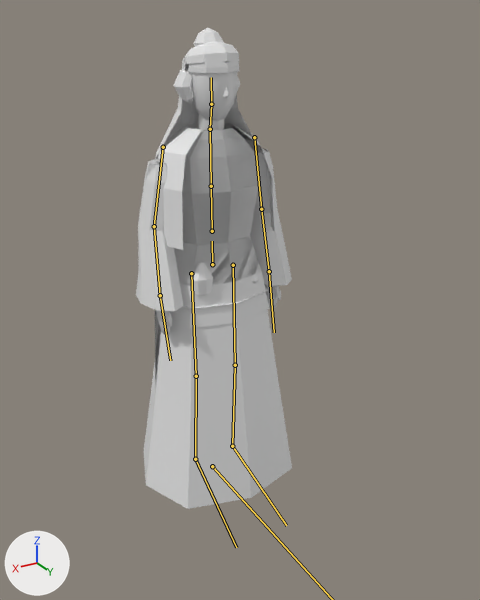
An edit to the glTF model actors/models/woman.glb, drawn before and after from the same camera.
One viewpoint serves both versions: a 50 mm lens placed at (1.07, 1.97, 1.72), pointed at (-0.05, 0.1, 0.78). The axes (+X, +Y, +Z) are drawn at lower left. The lights are the same throughout. The older version comes first. The bones that bend it are drawn over the model as lines.

Names of what the first picture shows: 'woman_band', 'woman_base', 'woman_belt_things', 'woman_braid', 'woman_dress', 'woman_fillet', 'woman_jacket', 'woman_pinned', 'woman_shawl', 'woman_topknot', 'woman_veil'.
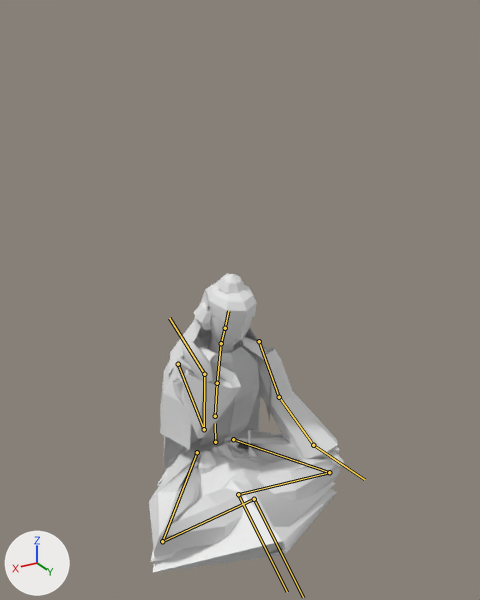
The newer file adds an action. The first version stands in its rest pose; the second is drawn at frame 30 of the action 'eat_floor-loop'.

Pixel boxes [x1, y1, x2, y2] of what changed, in the pictures (480 x 600 px):
'woman_dress', posed (18% wider, 41% shorter)
    before: [136, 125, 292, 509]
    after: [153, 347, 338, 573]
'woman_legs_baggy', posed (not visible before)
    after: [149, 429, 340, 557]
'woman_gown', posed (not visible before)
    after: [150, 334, 336, 562]
'woman_shawl', posed (6% shorter)
    before: [156, 123, 274, 250]
    after: [160, 331, 272, 450]
'woman_base', posed
    before: [156, 61, 281, 335]
    after: [176, 283, 344, 468]
'woman_veil', posed
    before: [155, 42, 254, 379]
    after: [163, 281, 261, 474]
'woman_jacket', posed
    before: [170, 272, 269, 328]
    after: [157, 434, 245, 486]
'woman_belt_things', posed
    before: [192, 262, 259, 295]
    after: [198, 430, 257, 474]
'woman_pinned', posed
    before: [173, 68, 240, 103]
    after: [194, 301, 212, 330]
'woman_topknot', posed
    before: [193, 28, 224, 46]
    after: [217, 274, 245, 294]
'woman_fillet', posed
    before: [181, 67, 239, 128]
    after: [197, 308, 255, 337]
'woman_band', posed
    before: [186, 57, 239, 71]
    after: [209, 307, 256, 324]
'woman_braid', posed (mostly hidden)
    before: [188, 101, 198, 124]
    after: [200, 328, 212, 348]
bone 'spine', root to tip
    before: (212, 231) to (211, 186)
    after: (215, 416) to (217, 383)
bone 'chest', root to tip
    before: (211, 186) to (210, 129)
    after: (217, 383) to (221, 343)
bone 'neck', root to tip
    before: (210, 129) to (211, 104)
    after: (221, 343) to (225, 328)
bone 'head', root to tip
    before: (211, 104) to (211, 77)
    after: (225, 328) to (228, 311)
bone 'upper_arm_l', root to tip
    before: (254, 137) to (261, 209)
    after: (259, 341) to (279, 397)
bone 'forearm_l', root to tip
    before: (261, 209) to (269, 271)
    after: (279, 397) to (313, 445)
bone 'hand_l', root to tip
    before: (269, 271) to (274, 332)
    after: (313, 445) to (364, 479)
bone 'upper_arm_r', root to tip
    before: (163, 147) to (154, 226)
    after: (178, 364) to (204, 429)
bone 'forearm_r', root to tip
    before: (154, 226) to (160, 295)
    after: (204, 429) to (204, 374)
bone 'hand_r', root to tip
    before: (160, 295) to (170, 360)
    after: (204, 374) to (169, 318)
bone 'thigh_l', root to tip
    before: (233, 265) to (235, 365)
    after: (233, 439) to (329, 472)
bone 'shin_l', root to tip
    before: (235, 365) to (232, 446)
    after: (329, 472) to (238, 494)
bone 'foot_l', root to tip
    before: (232, 446) to (286, 525)
    after: (238, 494) to (287, 592)
bone 'thigh_r', root to tip
    before: (191, 273) to (196, 376)
    after: (197, 452) to (162, 541)
bone 'shin_r', root to tip
    before: (196, 376) to (195, 459)
    after: (162, 541) to (254, 499)
bone 'foot_r', root to tip
    before: (195, 459) to (236, 547)
    after: (254, 499) to (303, 597)

The change, as a diff of the scene's bpy script:
```diff
--- a/actors/models/woman.glb.py
+++ b/actors/models/woman.glb.py
@@ bone_root @@
 bone_root = bpy.data.objects['woman'].pose.bones['root']
-bone_root.location = (0.0, 0.0, 0.0)
+bone_root.location = (0.0, 0.0, -0.759)
@@ bone_spine @@
 bone_spine = bpy.data.objects['woman'].pose.bones['spine']  # child of 'hips'
-bone_spine.rotation_quaternion = (1.0, 0.0, 0.0, 0.0)  # degrees (0, 0, 0)
+bone_spine.rotation_quaternion = (0.998, -0.061, 0.0, 0.0)  # degrees (-7, 0, 0)
@@ bone_chest @@
 bone_chest = bpy.data.objects['woman'].pose.bones['chest']  # child of 'spine'
-bone_chest.rotation_quaternion = (1.0, 0.0, 0.0, 0.0)  # degrees (0, 0, 0)
+bone_chest.rotation_quaternion = (0.999, -0.035, 0.0, 0.0)  # degrees (-4, 0, 0)
@@ bone_neck @@
 bone_neck = bpy.data.objects['woman'].pose.bones['neck']  # child of 'chest'
-bone_neck.rotation_quaternion = (1.0, 0.0, 0.0, 0.0)  # degrees (0, 0, 0)
+bone_neck.rotation_quaternion = (1.0, -0.026, 0.0, 0.0)  # degrees (-3, 0, 0)
@@ bone_head @@
 bone_head = bpy.data.objects['woman'].pose.bones['head']  # child of 'neck'
-bone_head.rotation_quaternion = (1.0, 0.0, 0.0, 0.0)  # degrees (0, 0, 0)
+bone_head.rotation_quaternion = (0.999, -0.035, 0.0, 0.0)  # degrees (-4, 0, 0)
@@ bone_upper_arm_l @@
 bone_upper_arm_l = bpy.data.objects['woman'].pose.bones['upper_arm_l']  # child of 'chest'
-bone_upper_arm_l.rotation_quaternion = (1.0, 0.0, 0.0, 0.0)  # degrees (0, 0, 0)
+bone_upper_arm_l.rotation_quaternion = (-0.96, -0.196, 0.203, 0.0)  # degrees (24, -23, -5)
@@ bone_forearm_l @@
 bone_forearm_l = bpy.data.objects['woman'].pose.bones['forearm_l']  # child of 'upper_arm_l'
-bone_forearm_l.rotation_quaternion = (1.0, 0.0, 0.0, 0.0)  # degrees (0, 0, 0)
+bone_forearm_l.rotation_quaternion = (0.99, 0.138, -0.039, 0.006)  # degrees (16, -5, 0)
@@ bone_hand_l @@
 bone_hand_l = bpy.data.objects['woman'].pose.bones['hand_l']  # child of 'forearm_l'
-bone_hand_l.rotation_quaternion = (1.0, 0.0, 0.0, 0.0)  # degrees (0, 0, 0)
+bone_hand_l.rotation_quaternion = (0.966, 0.259, 0.006, 0.005)  # degrees (30, 0, 1)
@@ bone_upper_arm_r @@
 bone_upper_arm_r = bpy.data.objects['woman'].pose.bones['upper_arm_r']  # child of 'chest'
-bone_upper_arm_r.rotation_quaternion = (1.0, 0.0, 0.0, 0.0)  # degrees (0, 0, 0)
+bone_upper_arm_r.rotation_quaternion = (-0.921, -0.303, 0.194, -0.151)  # degrees (34, -27, 10)
@@ bone_forearm_r @@
 bone_forearm_r = bpy.data.objects['woman'].pose.bones['forearm_r']  # child of 'upper_arm_r'
-bone_forearm_r.rotation_quaternion = (1.0, 0.0, 0.0, 0.0)  # degrees (0, 0, 0)
+bone_forearm_r.rotation_quaternion = (0.336, 0.916, 0.007, 0.221)  # degrees (138, -24, 10)
@@ bone_hand_r @@
 bone_hand_r = bpy.data.objects['woman'].pose.bones['hand_r']  # child of 'forearm_r'
-bone_hand_r.rotation_quaternion = (1.0, 0.0, 0.0, 0.0)  # degrees (0, 0, 0)
+bone_hand_r.rotation_quaternion = (0.966, 0.259, -0.006, -0.005)  # degrees (30, 0, -1)
@@ bone_thigh_l @@
 bone_thigh_l = bpy.data.objects['woman'].pose.bones['thigh_l']  # child of 'hips'
-bone_thigh_l.rotation_quaternion = (1.0, 0.0, 0.0, 0.0)  # degrees (0, 0, 0)
+bone_thigh_l.rotation_quaternion = (0.4, 0.593, -0.684, -0.144)  # degrees (134, -22, -89)
@@ bone_shin_l @@
 bone_shin_l = bpy.data.objects['woman'].pose.bones['shin_l']  # child of 'thigh_l'
-bone_shin_l.rotation_quaternion = (1.0, 0.0, 0.0, 0.0)  # degrees (0, 0, 0)
+bone_shin_l.rotation_quaternion = (0.358, -0.934, 0.0, 0.0)  # degrees (-138, 0, 0)
@@ bone_foot_l @@
 bone_foot_l = bpy.data.objects['woman'].pose.bones['foot_l']  # child of 'shin_l'
-bone_foot_l.rotation_quaternion = (1.0, 0.0, 0.0, 0.0)  # degrees (0, 0, 0)
+bone_foot_l.rotation_quaternion = (0.976, 0.216, -0.014, -0.003)  # degrees (25, -1, -1)
@@ bone_thigh_r @@
 bone_thigh_r = bpy.data.objects['woman'].pose.bones['thigh_r']  # child of 'hips'
-bone_thigh_r.rotation_quaternion = (1.0, 0.0, 0.0, 0.0)  # degrees (0, 0, 0)
+bone_thigh_r.rotation_quaternion = (0.4, 0.593, 0.684, 0.144)  # degrees (134, 22, 89)
@@ bone_shin_r @@
 bone_shin_r = bpy.data.objects['woman'].pose.bones['shin_r']  # child of 'thigh_r'
-bone_shin_r.rotation_quaternion = (1.0, 0.0, 0.0, 0.0)  # degrees (0, 0, 0)
+bone_shin_r.rotation_quaternion = (0.407, -0.914, 0.0, 0.0)  # degrees (-132, 0, 0)
@@ bone_foot_r @@
 bone_foot_r = bpy.data.objects['woman'].pose.bones['foot_r']  # child of 'shin_r'
-bone_foot_r.rotation_quaternion = (1.0, 0.0, 0.0, 0.0)  # degrees (0, 0, 0)
+bone_foot_r.rotation_quaternion = (0.976, 0.216, 0.014, 0.003)  # degrees (25, 1, 1)
```
